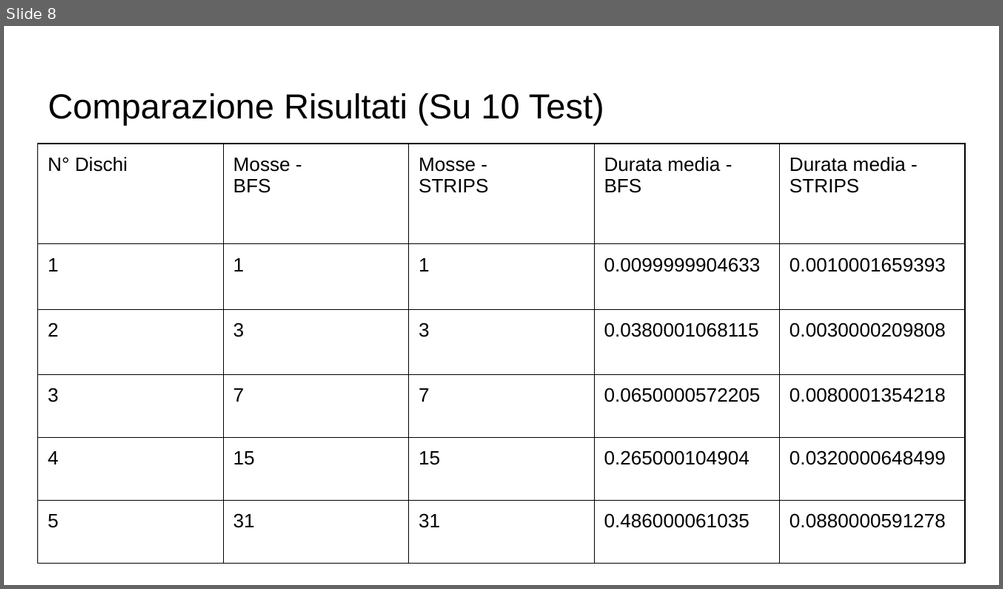
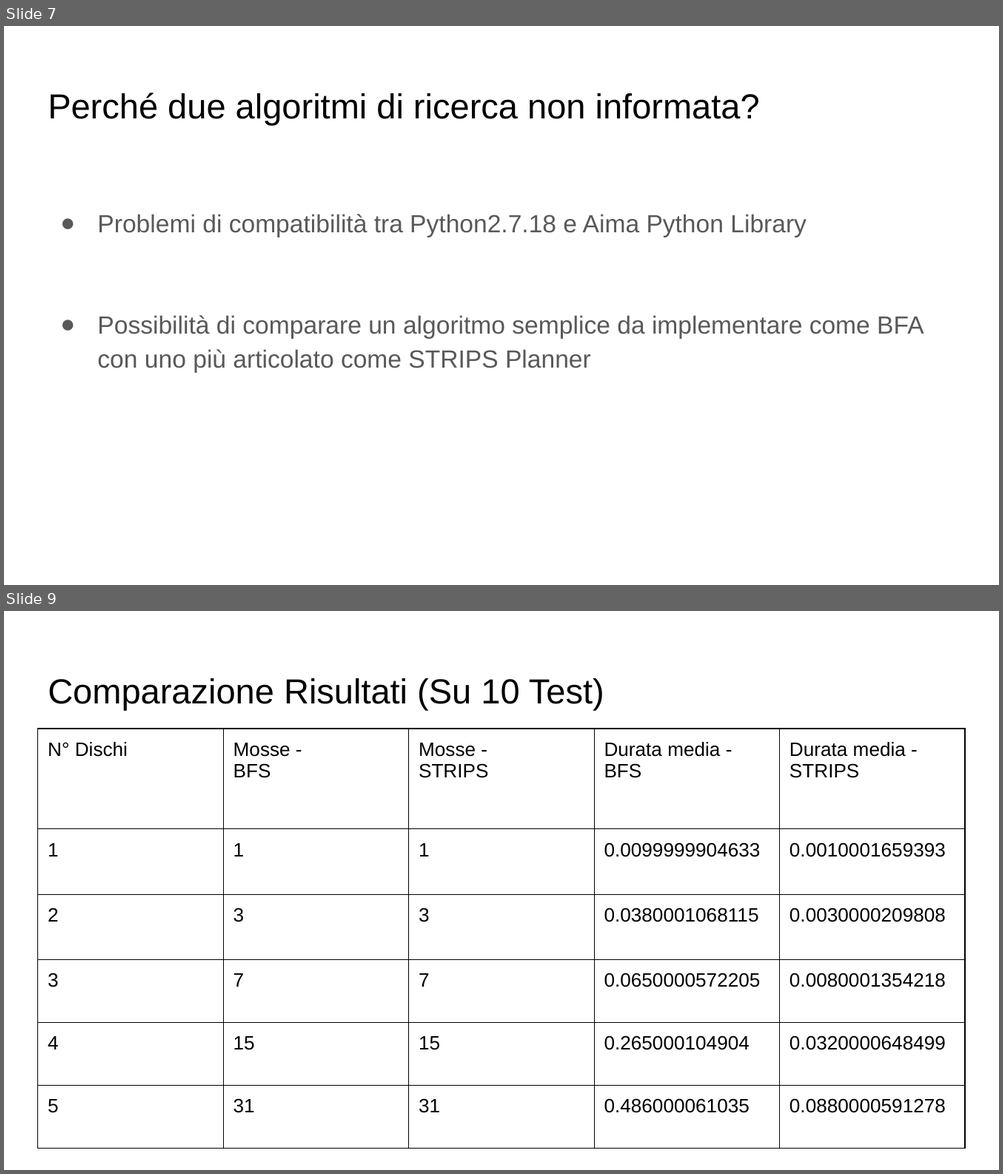
Before and after one commit to WWik/HaNAO-Tower, a slide deck: Documents/pptx/NaoPptx.pptx. Shown one above the other, each under a label of ours: slide 8 before the commit, slides 7 and 9 after it; the slides between them are not shown. The pictures are 1003x589 and 1003x1174 pixels, drawn with LibreOffice and Linux fonts; fonts in the diff are those of the drawing. Boxes give left, top, right and bottom in pixels: in the first picture for what was removed or moved away, otherwise in the second. Text is boxed around its words. In the diff, an @@ line names an element or a change of style, - is before the commit and + after.

```diff
--- a/Documents/pptx/NaoPptx.pptx
+++ b/Documents/pptx/NaoPptx.pptx
@@ slide 7 added at (x1=4, y1=26, x2=999, y2=585), background #FFFFFF @@
@@ title added at (x1=48, y1=93, x2=760, y2=125), 25.2 pt, text #000000 @@
+Perché due algoritmi di ricerca non informata?
@@ text added at (x1=97, y1=214, x2=923, y2=372), 18 pt, text #595959 @@
+● Problemi di compatibilità tra Python2.7.18 e Aima Python Library
+● Possibilità di comparare un algoritmo semplice da implementare come BFA con uno più articolato come STRIPS Planner
@@ what was slide 8 is now slide 9 @@
```
Also in this commit, not shown: 4 slides changed, 1 other slide added.
